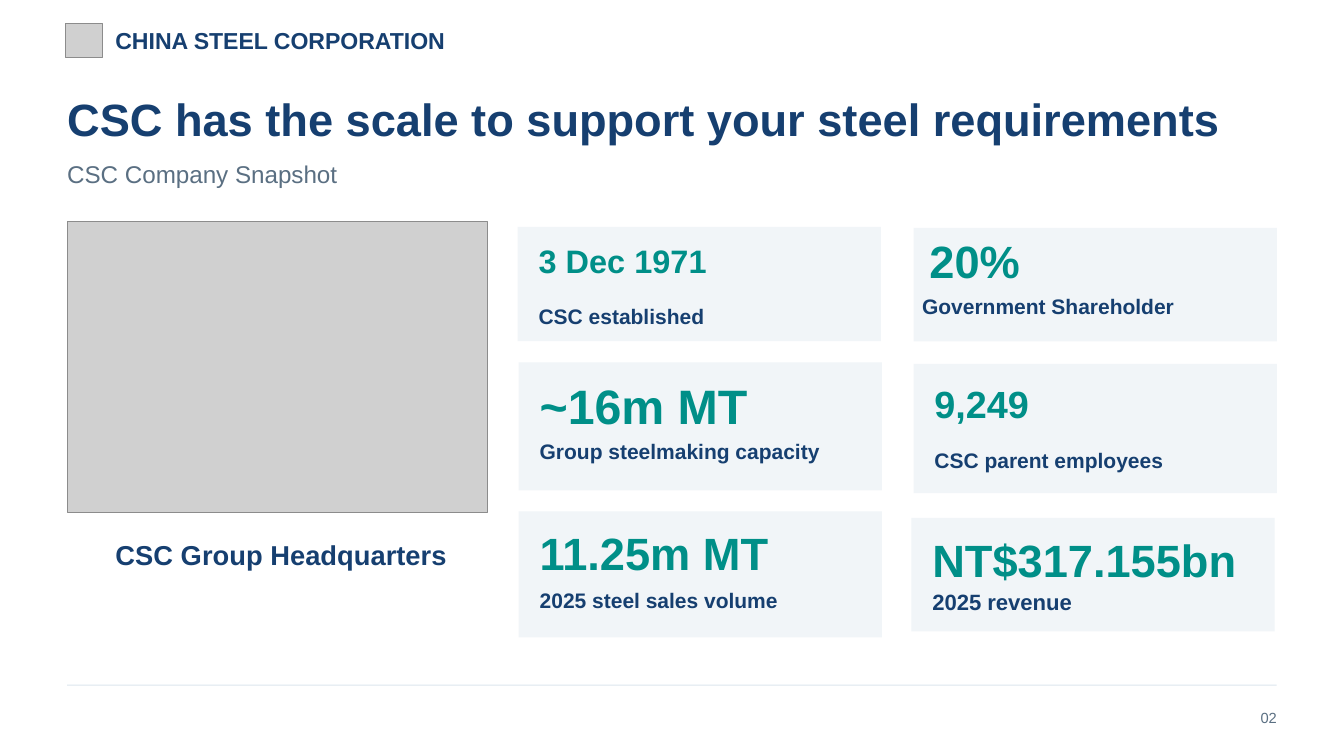
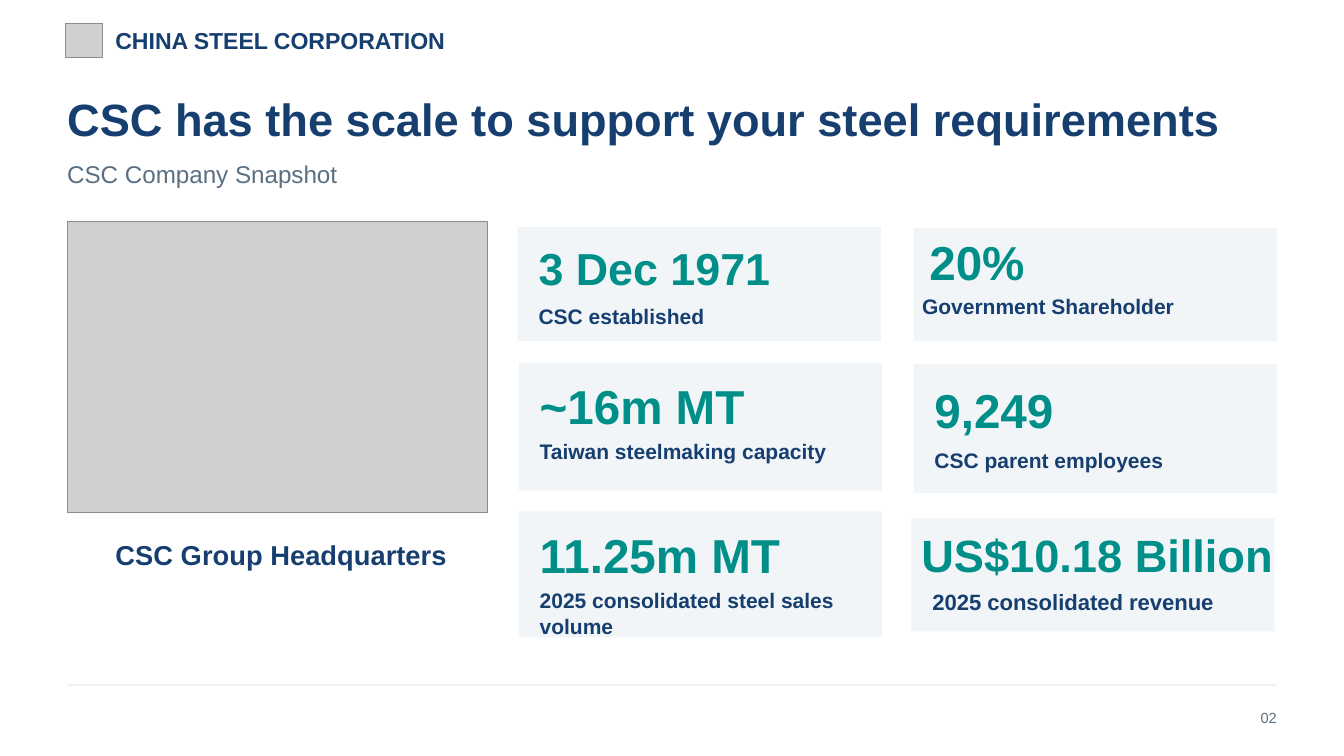
Before and after one commit to evawang0328/csc-germany-uk-trip-2026, a slide deck: slide 3 of CSC_Europe_Nov2026_20261109.pptx. Drawn at 1344x756 pixels with LibreOffice and Linux fonts; fonts in the diff are those of the drawing; grey boxes stand for pictures. Boxes give left, top, right and bottom in pixels: in the first picture for what was removed or moved away, otherwise in the second. Text is boxed around its words. In the diff, an @@ line names an element or a change of style, - is before the commit and + after.

```diff
--- a/CSC_Europe_Nov2026_20261109.pptx
+++ b/CSC_Europe_Nov2026_20261109.pptx
@@ text "20%" at bbox=[929, 246, 1024, 281]: size 32.2 to 34 pt @@
@@ text "3 Dec 1971" at bbox=[539, 253, 770, 286]: size 23.2 to 32 pt @@
@@ text "~16m MT" at bbox=[540, 390, 745, 425]: size 34.5 to 34 pt @@
@@ text "9,249" at bbox=[934, 394, 1053, 436]: size 27 to 34 pt @@
@@ text at bbox=[540, 443, 826, 464]: text changed @@
-Group steelmaking capacity
+Taiwan steelmaking capacity
@@ text "11.25m MT" at bbox=[540, 539, 780, 574]: size 32.2 to 34 pt @@
@@ text at bbox=[921, 538, 1273, 576]: text changed @@
-NT$317.155bn
+US$10.18 Billion
@@ text at bbox=[540, 592, 834, 634]: text changed @@
-2025 steel sales volume
+2025 consolidated steel sales volume
@@ text at bbox=[932, 594, 1213, 611]: text changed @@
-2025 revenue
+2025 consolidated revenue
```
Also in this commit, not shown: 4 other slides changed, 2 slides added, 1 other file.
